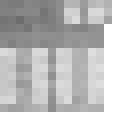
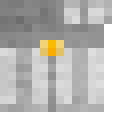
The second (128, 128) image is a revision of the first. Changes to its layers:
showed "overlay", painted on it over [40, 40, 64, 56]
